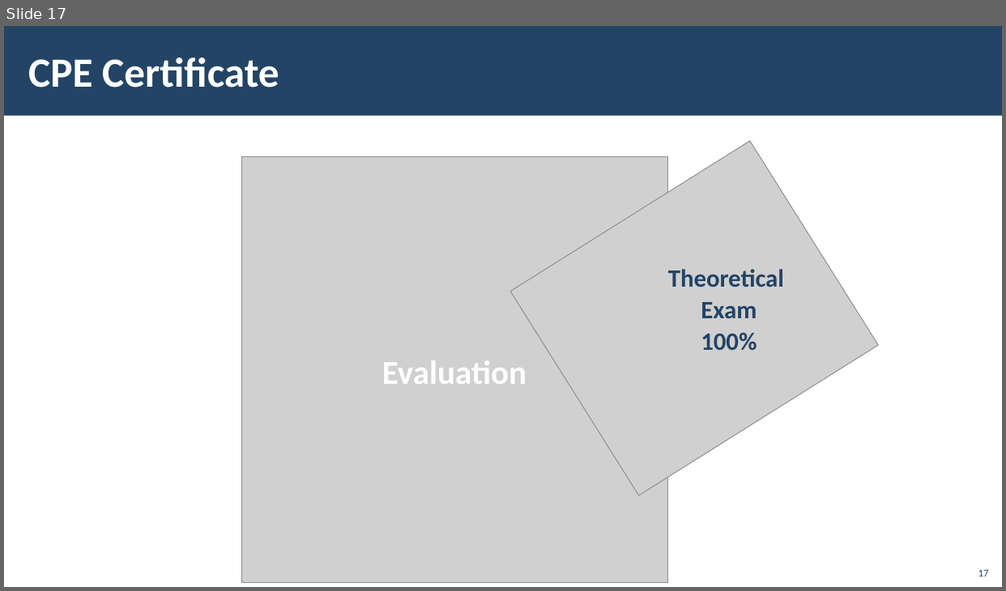
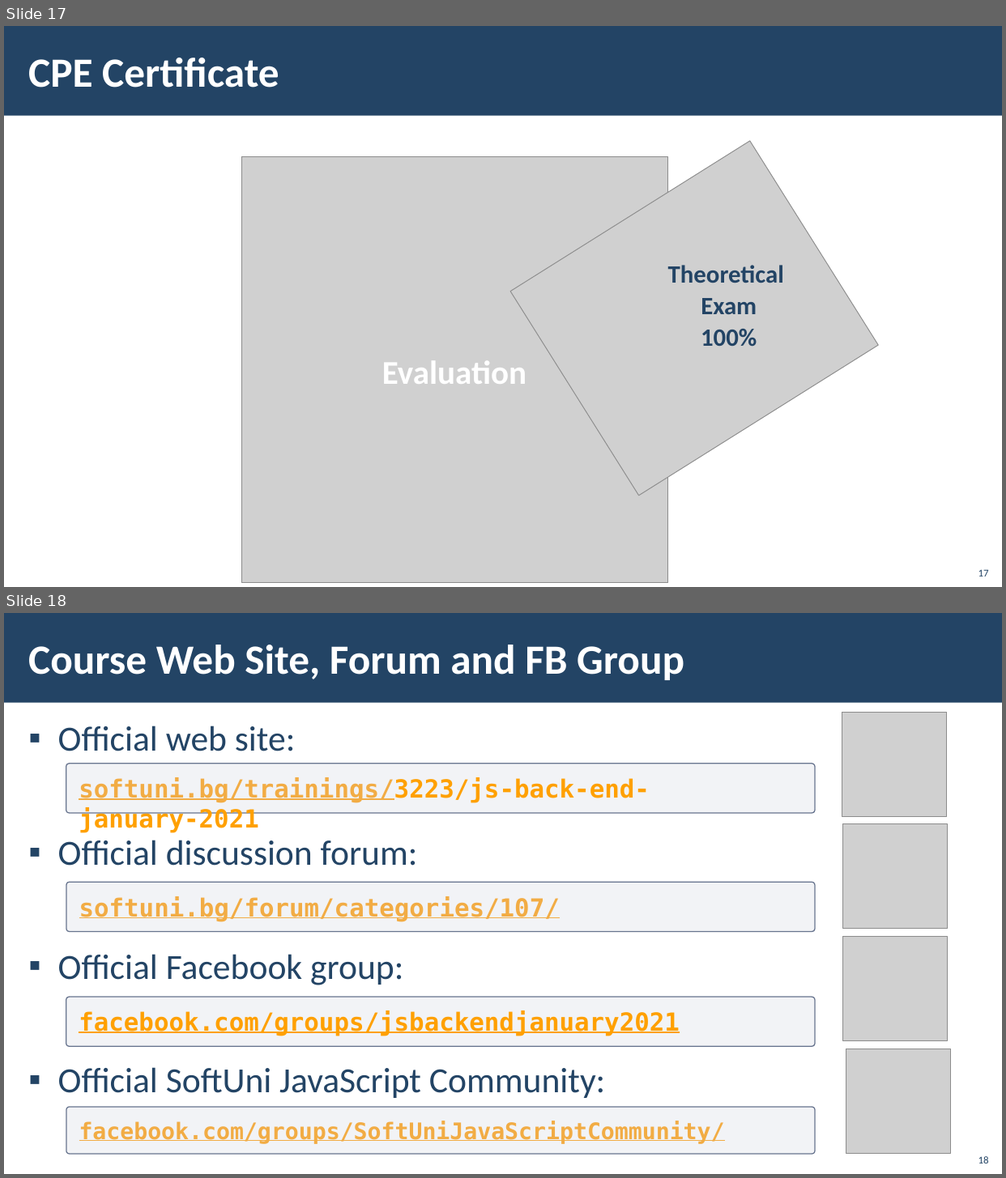
Before and after one commit to ErayErol/Software-University-Courses, a slide deck: NOT START - 2021.01 - [ JS Back End ]/00 - [ Course Introduction ]/Presentation.pptx. Shown one above the other, each under a label of ours: slide 17 before the commit, slides 17 and 18 after it. The pictures are 1006x591 and 1006x1178 pixels, drawn with LibreOffice and Linux fonts; fonts in the diff are those of the drawing; grey boxes stand for pictures; background and template pictures are left out. Boxes give left, top, right and bottom in pixels: in the first picture for what was removed or moved away, otherwise in the second. Text is boxed around its words. In the diff, an @@ line names an element or a change of style, - is before the commit and + after.

```diff
--- a/NOT START - 2021.01 - [ JS Back End ]/00 - [ Course Introduction ]/Presentation.pptx
+++ b/NOT START - 2021.01 - [ JS Back End ]/00 - [ Course Introduction ]/Presentation.pptx
@@ slide 18 added at [4,613,1002,1174], background picture (left out); not listed: 1 template element that a slide beside it also shows @@
@@ title added at [28,645,684,680], 40 pt, text #FFFFFF, bold @@
+Course Web Site, Forum and FB Group
@@ text added at [58,726,605,1098], 34 pt, text #234465 @@
+▪ Official web site:
+▪ Official discussion forum:
+▪ Official Facebook group:
+▪ Official SoftUni JavaScript Community:
@@ picture added at [842,712,948,816] @@
@@ rounded rectangle added at [66,764,815,813], fill #ADB4C3 at 15% opacity, outline #67748E 1 pt, 24 pt, text #FFA000, bold @@
+softuni.bg/trainings/3223/js-back-end-january-2021
@@ picture added at [843,824,948,929] @@
@@ rounded rectangle added at [66,883,815,932], fill #ADB4C3 at 15% opacity, outline #67748E 1 pt, 24 pt, text #F2AC44, bold, underline @@
+softuni.bg/forum/categories/107/
@@ picture added at [843,936,948,1041] @@
@@ rounded rectangle added at [66,997,815,1046], fill #ADB4C3 at 15% opacity, outline #67748E 1 pt, 24 pt, text #FFA000, bold, underline @@
+facebook.com/groups/jsbackendjanuary2021
@@ picture added at [846,1050,951,1154] @@
@@ rounded rectangle added at [66,1107,815,1154], fill #ADB4C3 at 15% opacity, outline #67748E 1 pt, 22 pt, text #F2AC44, bold, underline @@
+facebook.com/groups/SoftUniJavaScriptCommunity/
@@ page number added at [978,1157,989,1164], 10 pt, text #234465 @@
+18
@@ slide 17 changed as well @@
@@ text "Theoretical Exam 100%": place and size @@
-text "Theoretical Exam 100%" at [668,269,784,350]
+text "Theoretical Exam 100%" at [668,265,784,346]
```
Also in this commit, not shown: 11 other slides changed, 9 other slides added, 9 slides removed, 16 other files.
